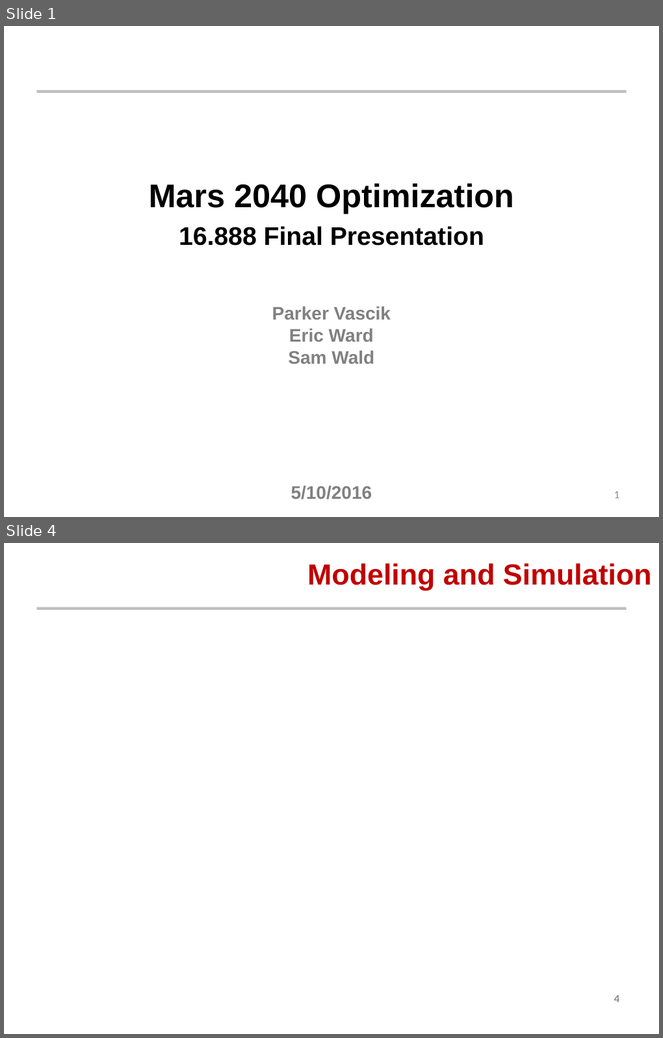
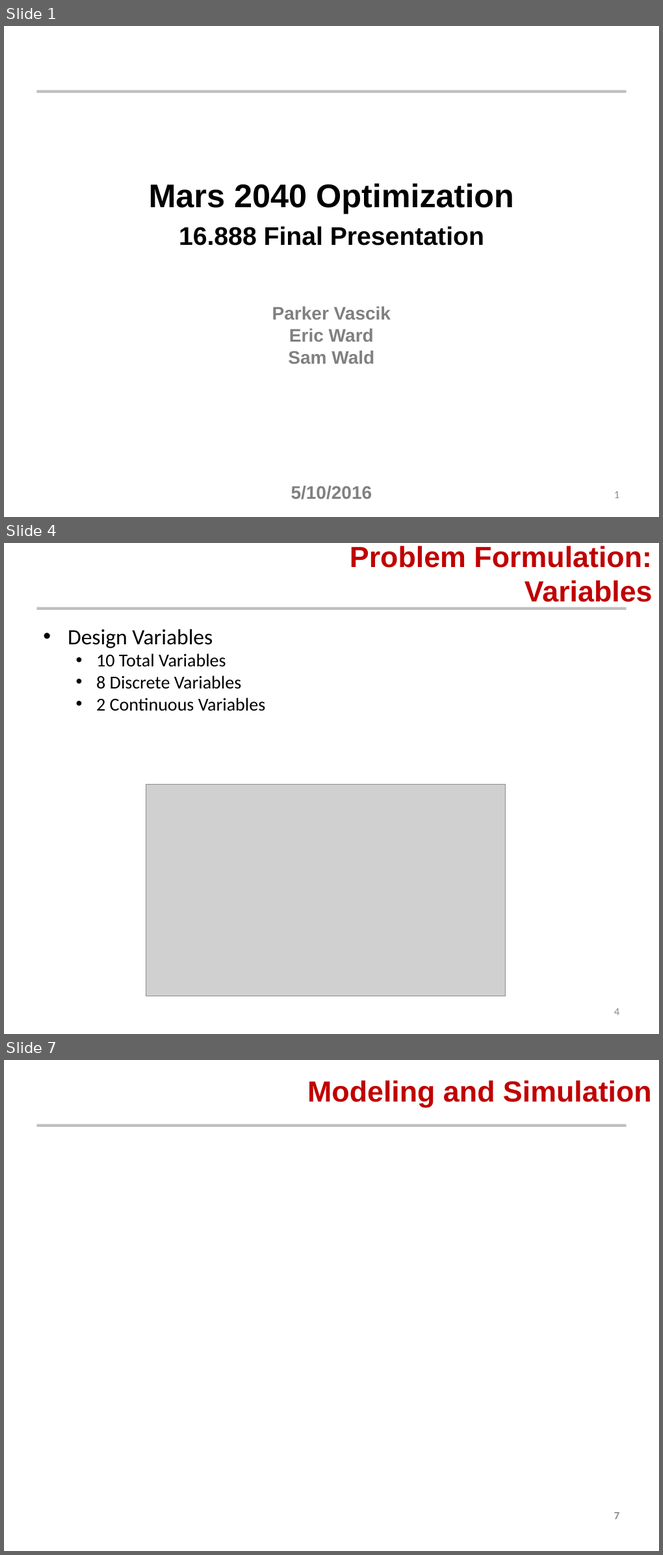
Before and after one commit to AeroSigma/Mars2040, a slide deck: MSDO/Assignment5/Mars 2040 Optimization Presentation.pptx. Shown one above the other, each under a label of ours: slides 1 and 4 before the commit, slides 1, 4 and 7 after it; the slides between them are not shown. The pictures are 663x1038 and 663x1555 pixels, drawn with LibreOffice and Linux fonts; fonts in the diff are those of the drawing; grey boxes stand for pictures; background and template pictures are left out. Boxes give left, top, right and bottom in pixels: in the first picture for what was removed or moved away, otherwise in the second. Text is boxed around its words. In the diff, an @@ line names an element or a change of style, - is before the commit and + after.

Commit message:
updated presentation and report
problem statement, dsm

```diff
--- a/MSDO/Assignment5/Mars 2040 Optimization Presentation.pptx
+++ b/MSDO/Assignment5/Mars 2040 Optimization Presentation.pptx
@@ slide 4 added at (x1=4, y1=543, x2=659, y2=1034), background #FFFFFF; not listed: 1 template element that a slide beside it also shows @@
@@ title added at (x1=350, y1=546, x2=653, y2=602), 32 pt, text #C00000, bold @@
+Problem Formulation: Variables
@@ text added at (x1=68, y1=629, x2=265, y2=711), 20 pt, text #000000 @@
+• Design Variables
+  • 10 Total Variables
+  • 8 Discrete Variables
+  • 2 Continuous Variables
@@ picture added at (x1=146, y1=785, x2=505, y2=997) @@
@@ page number added at (x1=614, y1=1008, x2=620, y2=1016), 12 pt, text #8C8C8C @@
+4
@@ what was slide 4 is now slide 7 @@
@@ page number at (x1=614, y1=1512, x2=620, y2=1520): text changed @@
-4
+7
```
Also in this commit, not shown: 1 slide changed, 5 other slides added, 1 slide removed, 7 other files.
